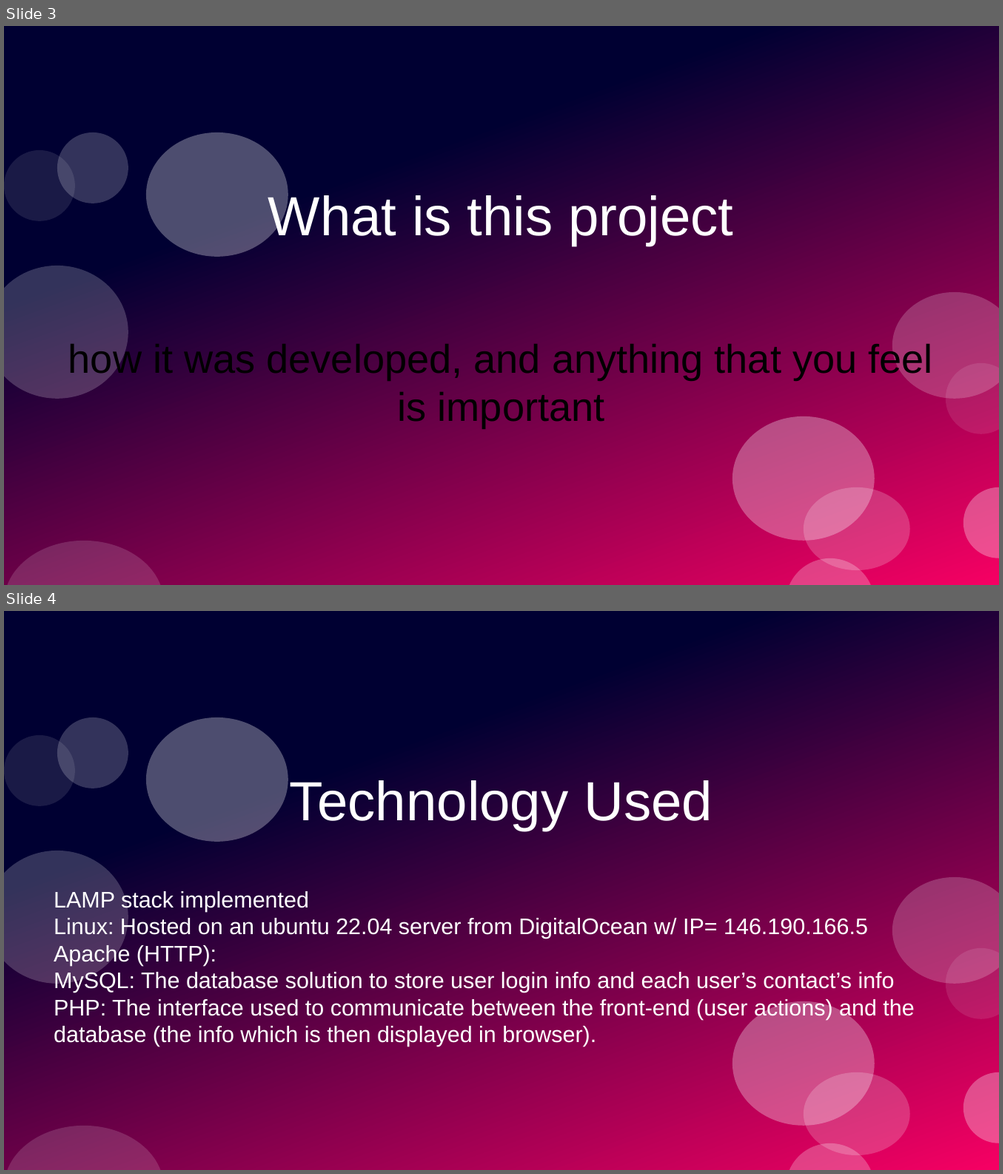
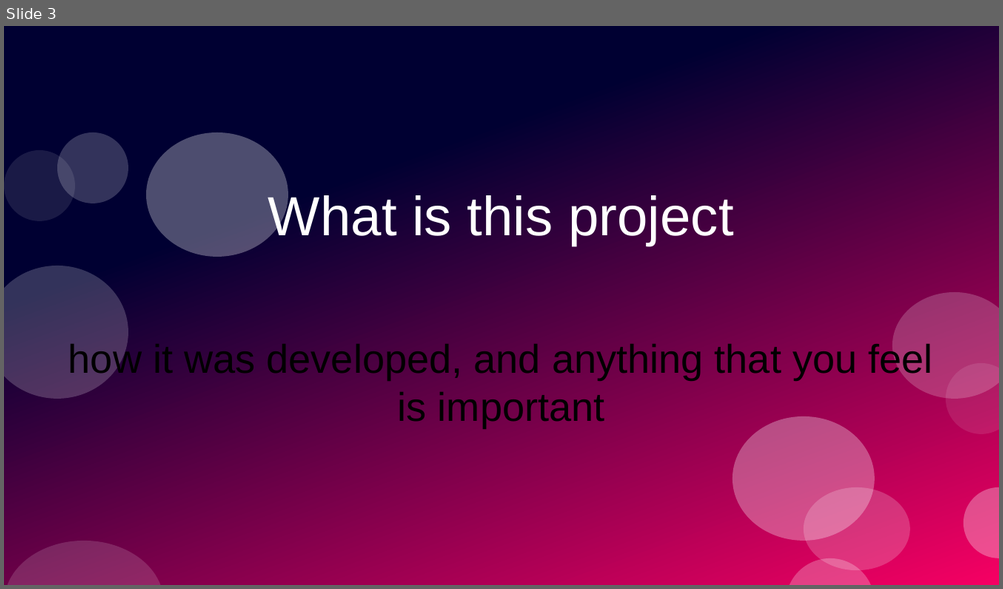
Before and after one commit to PrototypeProto/COP_4331_Small-Project, a slide deck: Pres.pptx. Shown one above the other, each under a label of ours: slides 3 and 4 before the commit, slide 3 after it. The pictures are 1003x1174 and 1003x589 pixels, drawn with LibreOffice and Linux fonts; fonts in the diff are those of the drawing. Boxes give left, top, right and bottom in pixels: in the first picture for what was removed or moved away, otherwise in the second. Text is boxed around its words. In the diff, an @@ line names an element or a change of style, - is before the commit and + after.

```diff
--- a/Pres.pptx
+++ b/Pres.pptx
@@ slide 4 removed at bbox=[4, 611, 999, 1170], background #FFFFFF; not listed: 12 template elements that a slide beside it also shows @@
@@ title removed at bbox=[290, 780, 712, 831] @@
-Technology Used
@@ subtitle removed at bbox=[54, 890, 913, 1047] @@
-LAMP stack implemented
-Linux: Hosted on an ubuntu 22.04 server from DigitalOcean w/ IP= 146.190.166.5
-Apache (HTTP):
-MySQL: The database solution to store user login info and each user’s contact’s info
-PHP: The interface used to communicate between the front-end (user actions) and the database (the info which is then displayed in browser).
```
Also in this commit, not shown: 2 slides changed, 5 slides added, 8 other slides removed.
